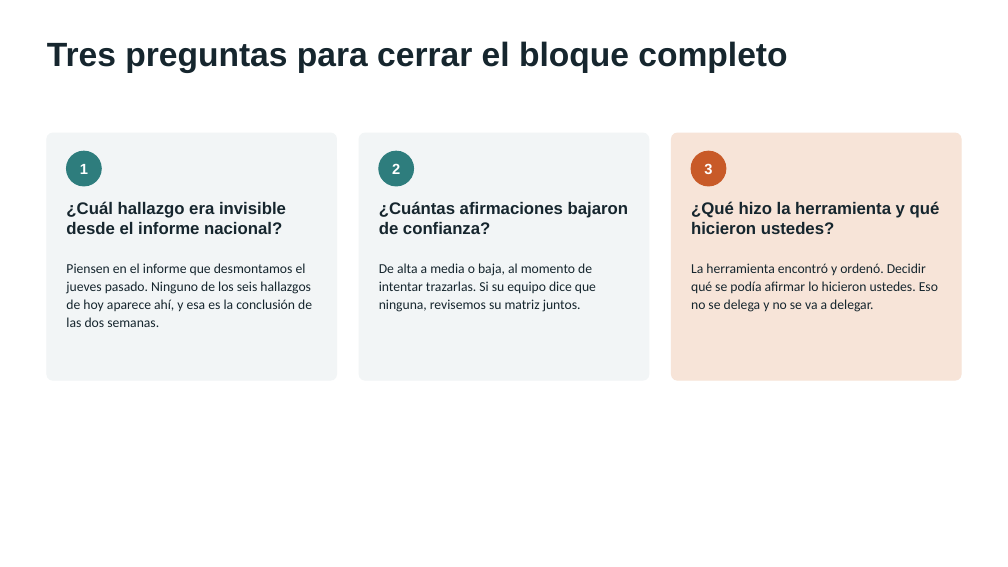
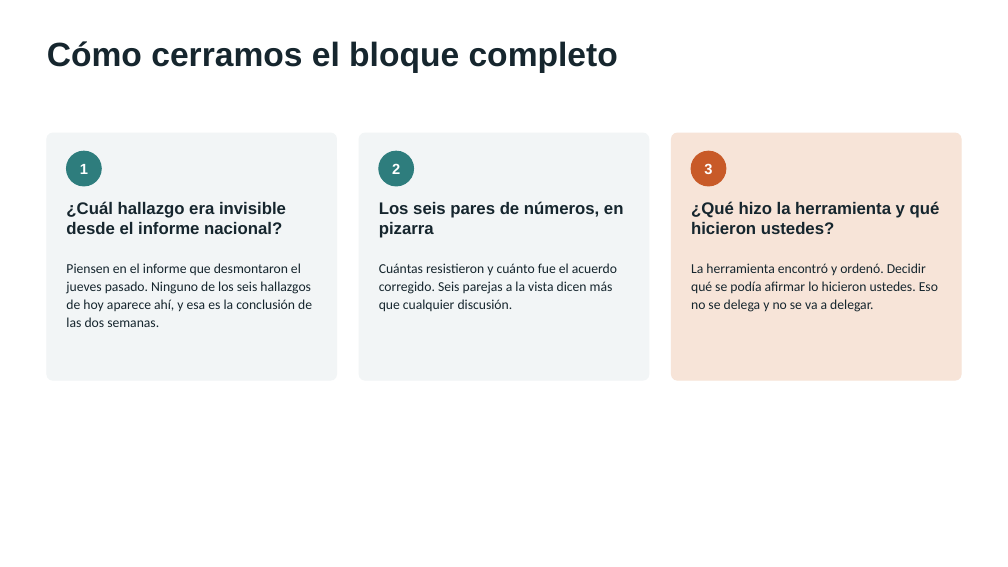
Before and after one commit to marvtrejo/curso-inegi-gen-ai, a slide deck: slide 16 of sesion-06/Sesion_06_Laboratorio_Cualitativo.pptx (slide 11 before the commit). Drawn at 1008x567 pixels with LibreOffice and Linux fonts; fonts in the diff are those of the drawing. Boxes give left, top, right and bottom in pixels: in the first picture for what was removed or moved away, otherwise in the second. Text is boxed around its words. In the diff, an @@ line names an element or a change of style, - is before the commit and + after.

```diff
--- a/sesion-06/Sesion_06_Laboratorio_Cualitativo.pptx
+++ b/sesion-06/Sesion_06_Laboratorio_Cualitativo.pptx
@@ text at (x1=47, y1=41, x2=618, y2=73): text changed @@
-Tres preguntas para cerrar el bloque completo
+Cómo cerramos el bloque completo
@@ text at (x1=379, y1=201, x2=624, y2=238): text changed @@
-¿Cuántas afirmaciones bajaron de confianza?
+Los seis pares de números, en pizarra
@@ text at (x1=66, y1=263, x2=312, y2=327): text changed @@
-Piensen en el informe que desmontamos el jueves pasado. Ninguno de los seis hallazgos de hoy aparece ahí, y esa es la conclusión de las dos semanas.
+Piensen en el informe que desmontaron el jueves pasado. Ninguno de los seis hallazgos de hoy aparece ahí, y esa es la conclusión de las dos semanas.
@@ text at (x1=379, y1=263, x2=617, y2=312): text changed @@
-De alta a media o baja, al momento de intentar trazarlas. Si su equipo dice que ninguna, revisemos su matriz juntos.
+Cuántas resistieron y cuánto fue el acuerdo corregido. Seis parejas a la vista dicen más que cualquier discusión.
```
Also in this commit, not shown: 5 other slides changed, 11 slides added, 5 slides removed, 3 other files.
